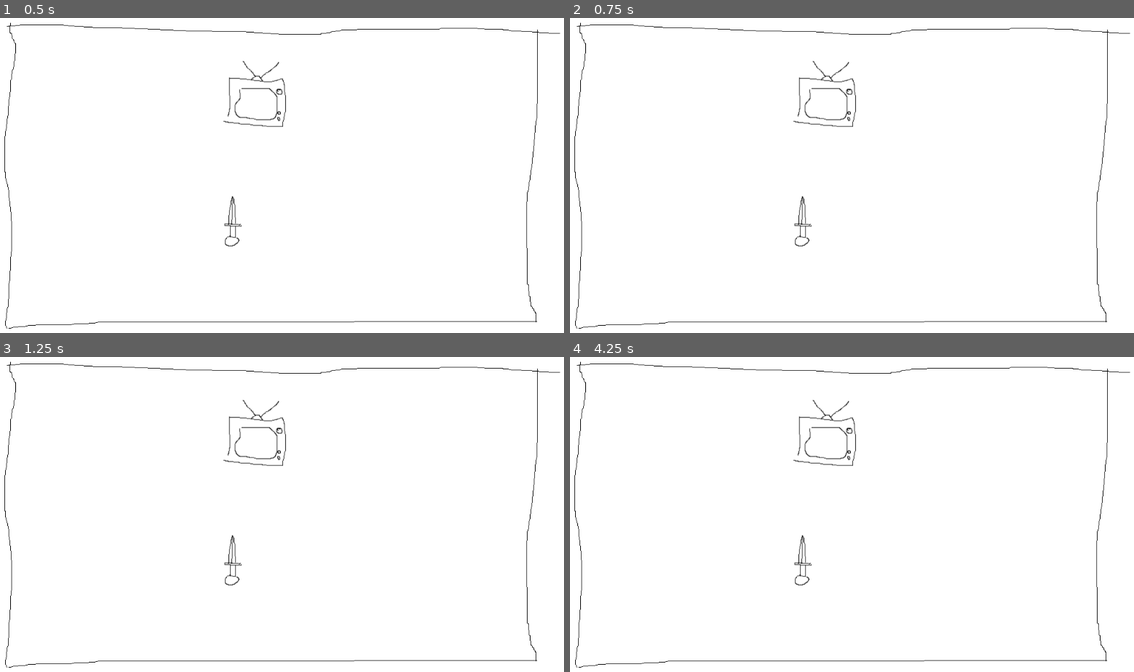
Above: before the commit, frames 1-4 (two rows, left to right).
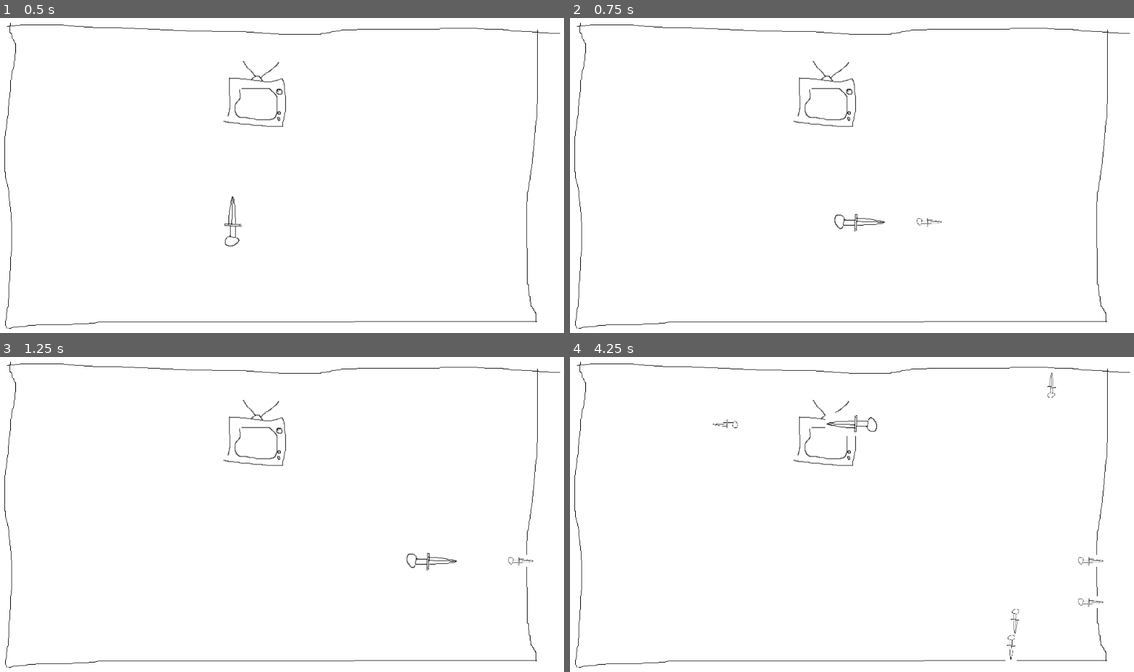
Above: after the commit, the same moments.

Repository: montinevra/repair_anything
Game: Godot game, scene res://scenes/store_back.tscn
The game is run twice, just before and just after one commit, with the same random seed, the same clock (stepped at 60 frames per second) and the same inputs. This scene is started directly instead of the project's main scene.
Inputs:
- Up to frame 1 (0.5 s): no input
- Up to frame 2 (0.75 s): tap Enter at 0.5 s; hold Right (move_right) from 0.53 s (still down); tap Space (shoot) at 0.6 s
- Up to frame 3 (1.25 s): keep holding Right (move_right)
- Up to frame 4 (4.25 s): release Right (move_right) at 1.28 s; hold Down (move_down) 1.28-2.03 s; tap Space (shoot) at 1.35, 2, 2.1, 2.85, 3.6 s; hold Right (move_right) 2.03-2.78 s; hold Up (move_up) 2.78-3.53 s; hold Left (move_left) from 3.53 s (still down)

Frame 1 is identical in both runs. In frame 2, 0.3% of the frame differs, in the area x 39-66%, y 56-73%; in frame 3, 0.3%; in frame 4, 0.6%, in the area x 25-95%, y 4-97%.
Error before the commit: Parse Error: Can't preload resource at path: res://bullet.tscn (res://scripts/store_back.gd:3)

Commit message:
move player code to separate scene

Diff:
--- /dev/null
+++ b/scenes/player.tscn
@@ -0,0 +1,21 @@
+[gd_scene load_steps=3 format=2]
+
+[ext_resource path="res://graphics/knife.png" type="Texture" id=1]
+
+[sub_resource type="RectangleShape2D" id=1]
+extents = Vector2( 16.4974, 45.9044 )
+
+[node name="player" type="KinematicBody2D"]
+position = Vector2( 440.384, 389.592 )
+
+[node name="knife" type="Sprite" parent="."]
+texture = ExtResource( 1 )
+__meta__ = {
+"_edit_lock_": true
+}
+
+[node name="CollisionShape2D" type="CollisionShape2D" parent="."]
+shape = SubResource( 1 )
+__meta__ = {
+"_edit_lock_": true
+}
--- a/scenes/store_back.tscn
+++ b/scenes/store_back.tscn
@@ -2,11 +2,9 @@
 
 [ext_resource path="res://graphics/store_back_bg.png" type="Texture" id=1]
 [ext_resource path="res://graphics/tv.png" type="Texture" id=2]
-[ext_resource path="res://graphics/knife.png" type="Texture" id=3]
+[ext_resource path="res://scenes/player.tscn" type="PackedScene" id=3]
 [ext_resource path="res://scripts/store_back.gd" type="Script" id=4]
-
-[sub_resource type="RectangleShape2D" id=2]
-extents = Vector2( 16.4974, 45.9044 )
+[ext_resource path="res://scripts/player.gd" type="Script" id=5]
 
 [node name="store_back" type="Node2D"]
 script = ExtResource( 4 )
@@ -34,17 +32,5 @@
 position = Vector2( 484.326, 165.61 )
 texture = ExtResource( 2 )
 
-[node name="player" type="KinematicBody2D" parent="."]
-position = Vector2( 440.384, 389.592 )
-
-[node name="knife" type="Sprite" parent="player"]
-texture = ExtResource( 3 )
-__meta__ = {
-"_edit_lock_": true
-}
-
-[node name="CollisionShape2D" type="CollisionShape2D" parent="player"]
-shape = SubResource( 2 )
-__meta__ = {
-"_edit_lock_": true
-}
+[node name="player" parent="." instance=ExtResource( 3 )]
+script = ExtResource( 5 )
--- a/scripts/bullet.gd
+++ b/scripts/bullet.gd
@@ -15,4 +15,6 @@
 
 # Called every frame. 'delta' is the elapsed time since the previous frame.
 func _process(delta):
-	move_and_collide(m_move_vec * delta * m_speed)
+	var collision = move_and_collide(m_move_vec * delta * m_speed)
+
+	#if collision:
--- /dev/null
+++ b/scripts/player.gd
@@ -0,0 +1,50 @@
+extends KinematicBody2D
+
+
+const BULLET = preload("res://scenes/bullet.tscn")
+#onready var m_player = get_node("player")
+#onready var m_bullet = get_node("bullet")
+var m_speed = 500
+#var m_bullet_speed = 700
+#var m_bullet_movement = Vector2(0, 0)
+
+func get_velocity():
+	var velocity = Vector2(0, 0)
+	velocity.x = Input.get_action_strength("move_right") - Input.get_action_strength("move_left")
+	velocity.y = Input.get_action_strength("move_down") - Input.get_action_strength("move_up")
+
+	if abs(velocity.x) == 1 and abs(velocity.y) == 1:
+		velocity = velocity.normalized()
+	#print(velocity)
+	return velocity
+
+func shoot(t_angle):
+	var bullet = BULLET.instance()
+	var move_direction = t_angle - TAU/4
+	var move_vector = Vector2(cos(move_direction), sin(move_direction))
+
+	#bullet.global_position = global_position
+	bullet.m_move_vec = move_vector
+	bullet.position = position + move_vector * 100
+	bullet.rotation = t_angle
+	get_parent().add_child(bullet)
+	bullet.show()
+	return move_vector
+
+
+func _ready():
+	pass # Replace with function body.
+
+
+# Called every frame. 'delta' is the elapsed time since the previous frame.
+func _process(delta):
+	var movement = m_speed * get_velocity()
+	if movement.length() > 0:
+		rotation = movement.angle() + TAU/4
+
+	move_and_slide(movement)
+
+	if Input.is_action_just_pressed("shoot"):
+		shoot(rotation)
+	#print(m_player.move_and_collide(movement * delta))
+	pass
--- a/scripts/store_back.gd
+++ b/scripts/store_back.gd
@@ -1,49 +1,49 @@
 extends Node2D
 
-const BULLET = preload("res://bullet.tscn")
-onready var m_player = get_node("player")
-#onready var m_bullet = get_node("bullet")
-var m_speed = 500
-var m_bullet_speed = 700
-var m_bullet_movement = Vector2(0, 0)
-
-func get_velocity():
-	var velocity = Vector2(0, 0)
-	velocity.x = Input.get_action_strength("move_right") - Input.get_action_strength("move_left")
-	velocity.y = Input.get_action_strength("move_down") - Input.get_action_strength("move_up")
-
-	if abs(velocity.x) == 1 and abs(velocity.y) == 1:
-		velocity = velocity.normalized()
-	#print(velocity)
-	return velocity
-
-func shoot(t_angle):
-	var bullet = BULLET.instance()
-	var move_direction = t_angle - TAU/4
-	var move_vector = Vector2(cos(move_direction), sin(move_direction))
-
-	#bullet.global_position = global_position
-	bullet.m_move_vec = move_vector
-	bullet.position = m_player.position + move_vector * 100
-	bullet.rotation = t_angle
-	get_parent().add_child(bullet)
-	bullet.show()
-	return move_vector
-
-
-func _ready():
-	pass # Replace with function body.
-
-
-# Called every frame. 'delta' is the elapsed time since the previous frame.
-func _process(delta):
-	var movement = m_speed * get_velocity()
-	if movement.length() > 0:
-		m_player.rotation = movement.angle() + TAU/4
-
-	m_player.move_and_slide(movement)
-
-	if Input.is_action_just_pressed("shoot"):
-		m_bullet_movement = shoot(m_player.rotation) * m_bullet_speed * delta
-	#print(m_player.move_and_collide(movement * delta))
-	pass
+#const BULLET = preload("res://scenes/bullet.tscn")
+#onready var m_player = get_node("player")
+##onready var m_bullet = get_node("bullet")
+#var m_speed = 500
+#var m_bullet_speed = 700
+#var m_bullet_movement = Vector2(0, 0)
+#
+#func get_velocity():
+#	var velocity = Vector2(0, 0)
+#	velocity.x = Input.get_action_strength("move_right") - Input.get_action_strength("move_left")
+#	velocity.y = Input.get_action_strength("move_down") - Input.get_action_strength("move_up")
+#
+#	if abs(velocity.x) == 1 and abs(velocity.y) == 1:
+#		velocity = velocity.normalized()
+#	#print(velocity)
+#	return velocity
+#
+#func shoot(t_angle):
+#	var bullet = BULLET.instance()
+#	var move_direction = t_angle - TAU/4
+#	var move_vector = Vector2(cos(move_direction), sin(move_direction))
+#
+#	#bullet.global_position = global_position
+#	bullet.m_move_vec = move_vector
+#	bullet.position = m_player.position + move_vector * 100
+#	bullet.rotation = t_angle
+#	get_parent().add_child(bullet)
+#	bullet.show()
+#	return move_vector
+#
+#
+#func _ready():
+#	pass # Replace with function body.
+#
+#
+## Called every frame. 'delta' is the elapsed time since the previous frame.
+#func _process(delta):
+#	var movement = m_speed * get_velocity()
+#	if movement.length() > 0:
+#		m_player.rotation = movement.angle() + TAU/4
+#
+#	m_player.move_and_slide(movement)
+#
+#	if Input.is_action_just_pressed("shoot"):
+#		m_bullet_movement = shoot(m_player.rotation) * m_bullet_speed * delta
+#	#print(m_player.move_and_collide(movement * delta))
+#	pass
